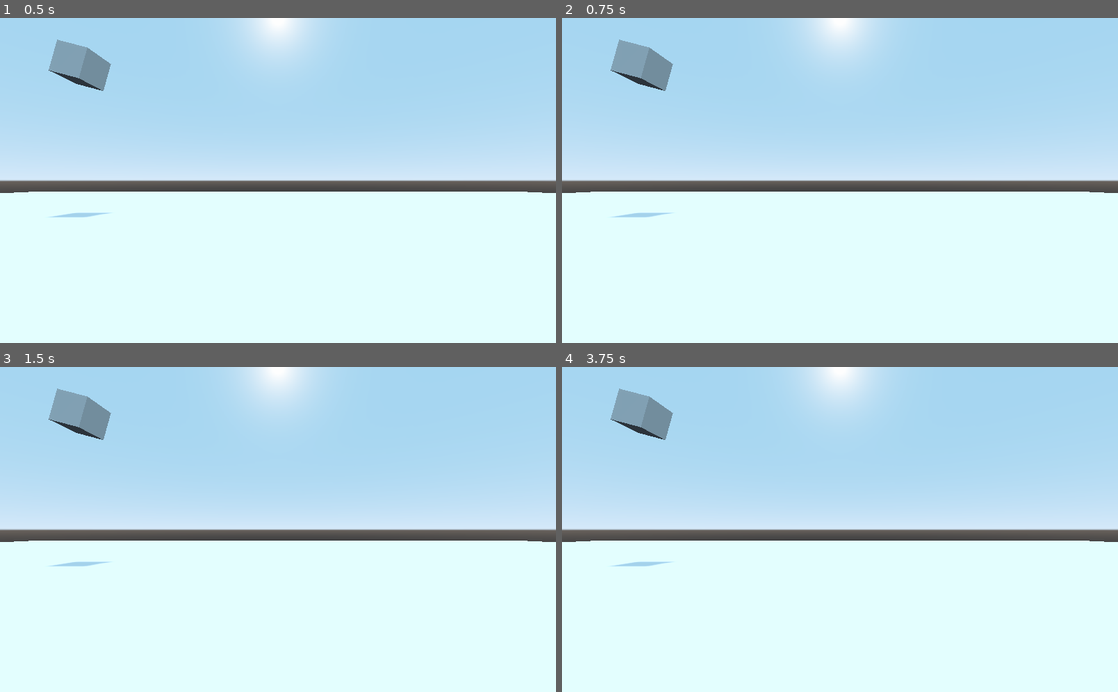
Above: before the commit, frames 1-4 (two rows, left to right).
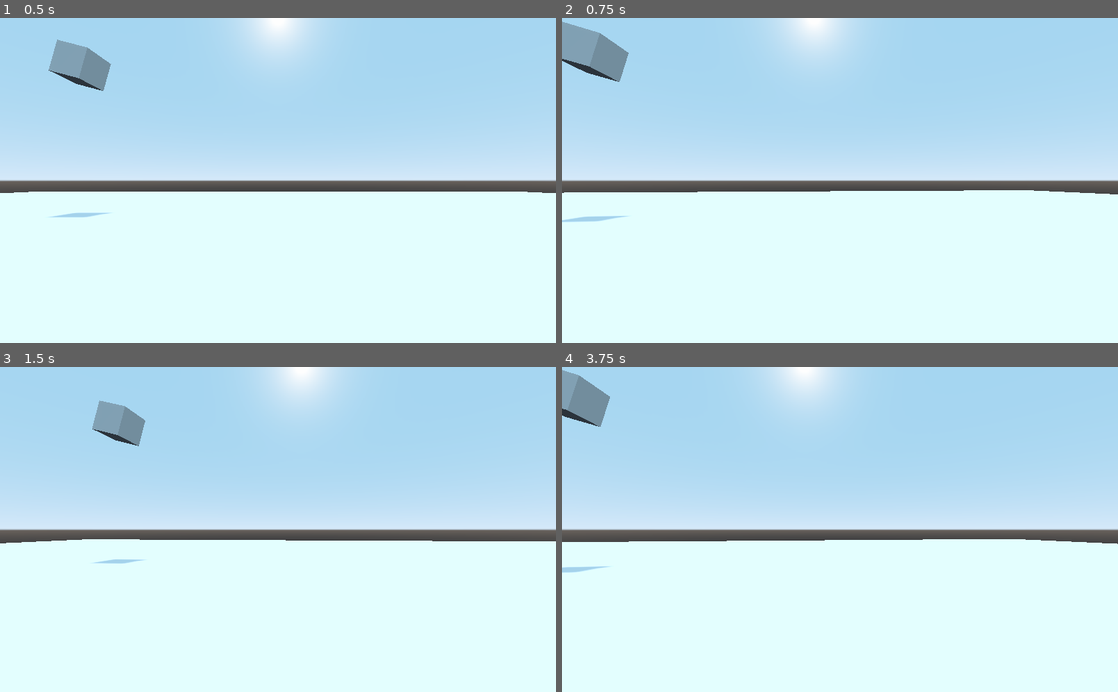
Above: after the commit, the same moments.

Repository: miguel-respaldo/p2022-rv
Game: Godot game, scene res://nivel.tscn
Same seed, same stepped clock (60 frames per second), same inputs: the game is played once before the commit and once after it.
Inputs (mouse positions are in pixels of both pictures, inside the frame that each line leads up to):
- Up to frame 1 (0.5 s): no input
- Up to frame 2 (0.75 s): tap Enter at 0.5 s; move the mouse to (962, 164) at 0.52 s
- Up to frame 3 (1.5 s): tap Space at 1.25 s; move the mouse to (166, 545) at 1.27 s
- Up to frame 4 (3.75 s): tap Enter at 2, 3.5 s; move the mouse to (895, 458) at 2.02 s; tap Space at 2.75 s; move the mouse to (812, 594) at 2.77 s; move the mouse to (1006, 578) at 3.52 s

Frame 1 is identical in both runs. In frame 2, 3.4% of the frame differs, in the area x 0-100%, y 0-63%; in frame 3, 2.6%; in frame 4, 3.8%, in the area x 0-100%, y 0-64%.

Commit message:
capturamos mouse y vemos hacia los lados

Diff:
--- a/0305/camara-en-primera-persona/jugador.gd
+++ b/0305/camara-en-primera-persona/jugador.gd
@@ -7,8 +7,11 @@
 
 # Called when the node enters the scene tree for the first time.
 func _ready():
-	pass # Replace with function body.
+	Input.set_mouse_mode(Input.MOUSE_MODE_CAPTURED)
 
+func _input(event):
+	if event is InputEventMouseMotion:
+		rotate_y( -event.relative.x * h_sensibilidad )
 
 # Called every frame. 'delta' is the elapsed time since the previous frame.
 #func _process(delta):
